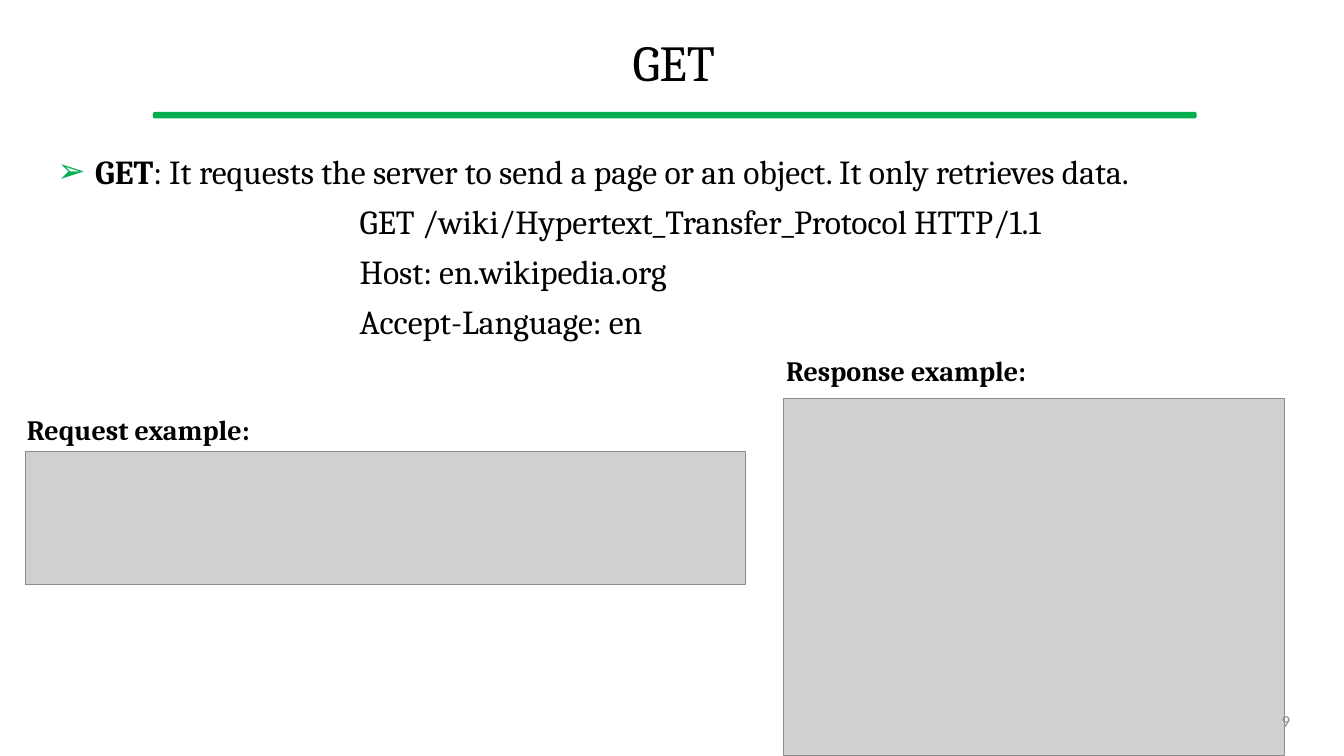
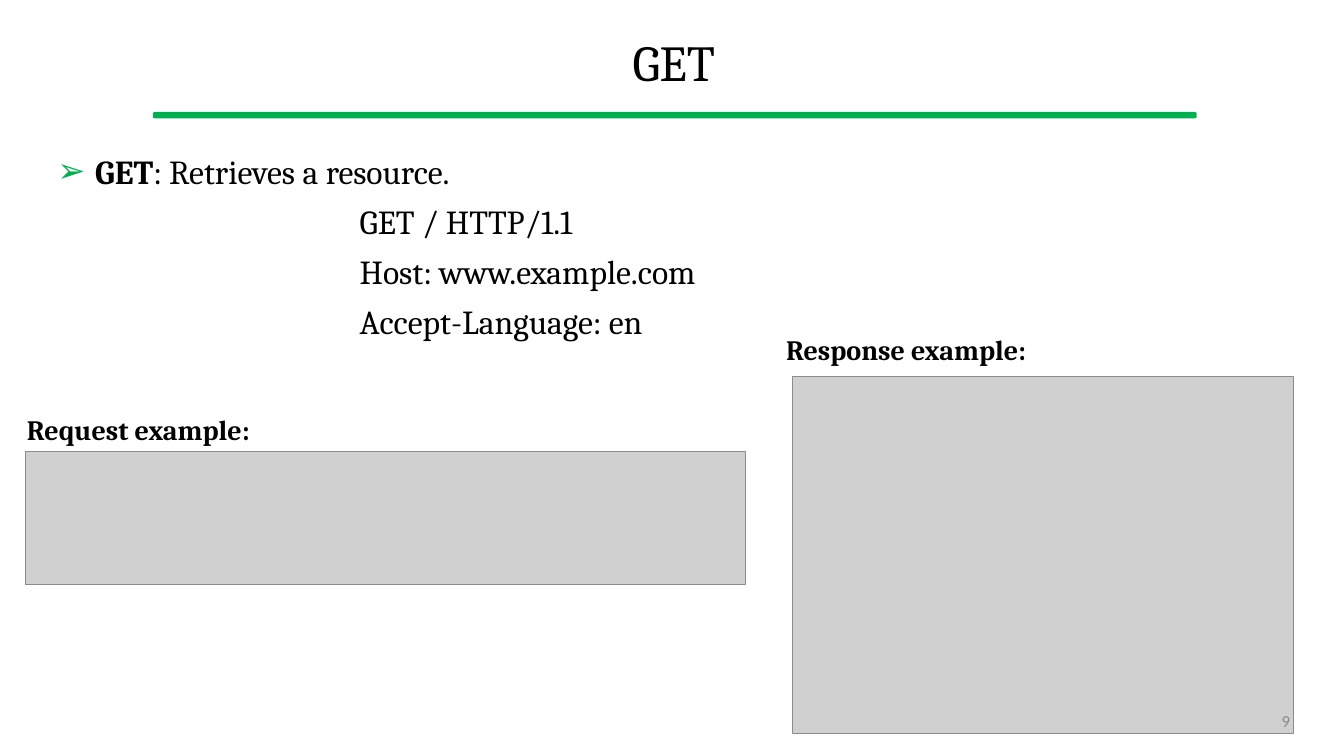
Before and after one commit to gcappon/bwthw, a slide deck: slide 9 of theory_05-http/theory_05-http.pptx. Drawn at 1344x756 pixels with LibreOffice and Linux fonts; fonts in the diff are those of the drawing; grey boxes stand for pictures. Boxes give left, top, right and bottom in pixels: in the first picture for what was removed or moved away, otherwise in the second. Text is boxed around its words. In the diff, an @@ line names an element or a change of style, - is before the commit and + after.

```diff
--- a/theory_05-http/theory_05-http.pptx
+++ b/theory_05-http/theory_05-http.pptx
@@ text at bbox=[95, 161, 695, 291]: text changed @@
-➢ GET: It requests the server to send a page or an object. It only retrieves data.
-GET /wiki/Hypertext_Transfer_Protocol HTTP/1.1
-Host: en.wikipedia.org
+➢ GET: Retrieves a resource.
+GET / HTTP/1.1
+Host: www.example.com
@@ text "Response example:": place and size @@
-text "Response example:" at bbox=[786, 361, 1026, 387]
+text "Response example:" at bbox=[786, 340, 1026, 366]
@@ picture: place and size @@
-picture at bbox=[783, 399, 1286, 756]
+picture at bbox=[792, 377, 1295, 734]
```
Also in this commit, not shown: 9 other slides changed, 7 slides added, 2 slides removed, 12 other files.
